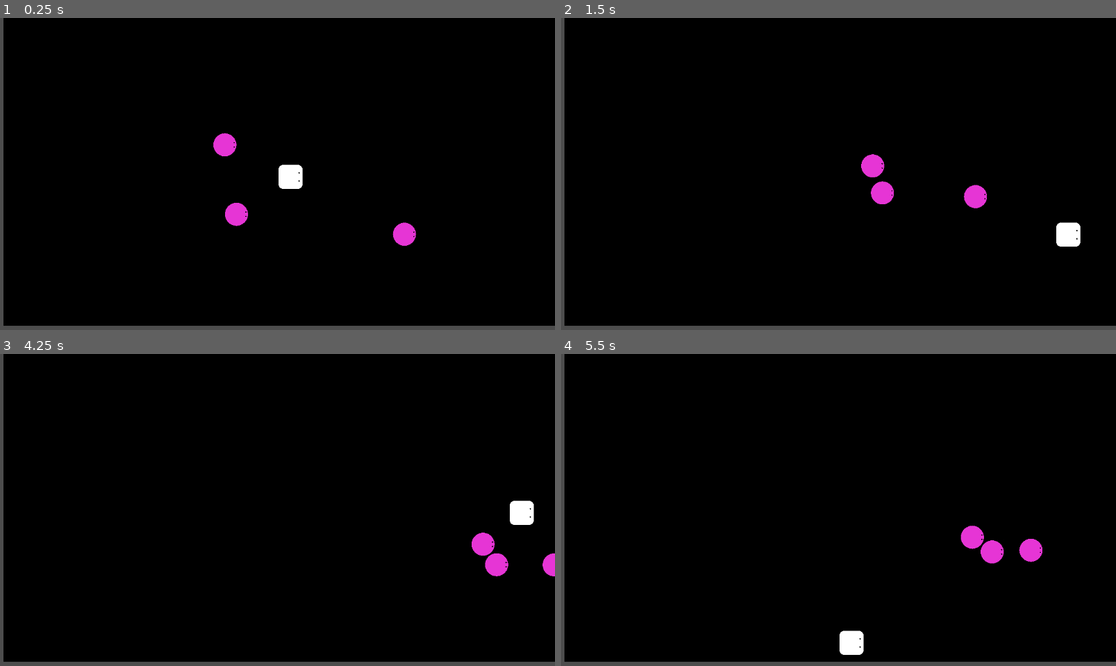
Above: before the commit, frames 1-4 (two rows, left to right).
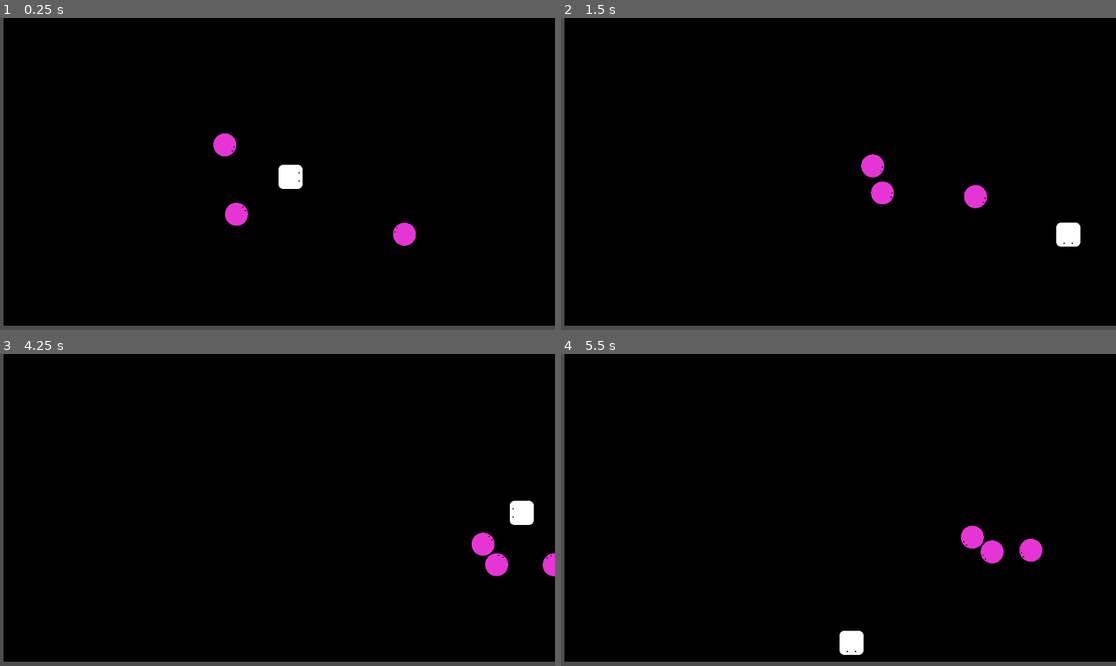
Above: after the commit, the same moments.

Repository: YamatoRyukyu/Unordered
Game: Godot game, scene res://Scenes/survive_game.tscn
Same seed, same stepped clock (60 frames per second), same inputs: the game is played once before the commit and once after it. The project has no main scene, so this scene is started directly.
Inputs:
- Up to frame 1 (0.25 s): no input
- Up to frame 2 (1.5 s): hold Right (move_right) 0.53-1.28 s; hold Down (move_down) from 1.28 s (still down)
- Up to frame 3 (4.25 s): release Down (move_down) at 2.03 s; hold Right (move_right) 2.03-2.78 s; hold Up (move_up) 2.78-3.53 s; hold Left (move_left) from 3.53 s (still down)
- Up to frame 4 (5.5 s): release Left (move_left) at 5.03 s; hold Down (move_down) from 5.03 s (still down)

The runs differ from the first frame. In frame 1, less than 0.1% of the frame differs, in the area x 38-75%, y 36-74%; in frame 2, less than 0.1%; in frame 3, less than 0.1%; in frame 4, less than 0.1%, in the area x 51-87%, y 55-96%.

Commit message:
[fix]player and mobs face to forward

Diff:
--- a/Scenes/Mobs/mob.gd
+++ b/Scenes/Mobs/mob.gd
@@ -10,3 +10,7 @@
 	var direction = global_position.direction_to(player.global_position)
 	velocity = direction * speed
 	move_and_slide()
+
+	# if some input is existing
+	if direction != Vector2.ZERO:
+		rotation = direction.angle()
--- a/Scenes/Player/player.gd
+++ b/Scenes/Player/player.gd
@@ -5,3 +5,7 @@
 	var speed = 600.0
 	velocity = direction * speed
 	move_and_slide()
+
+	# if some input is existing
+	if direction != Vector2.ZERO:
+		rotation = direction.angle()
